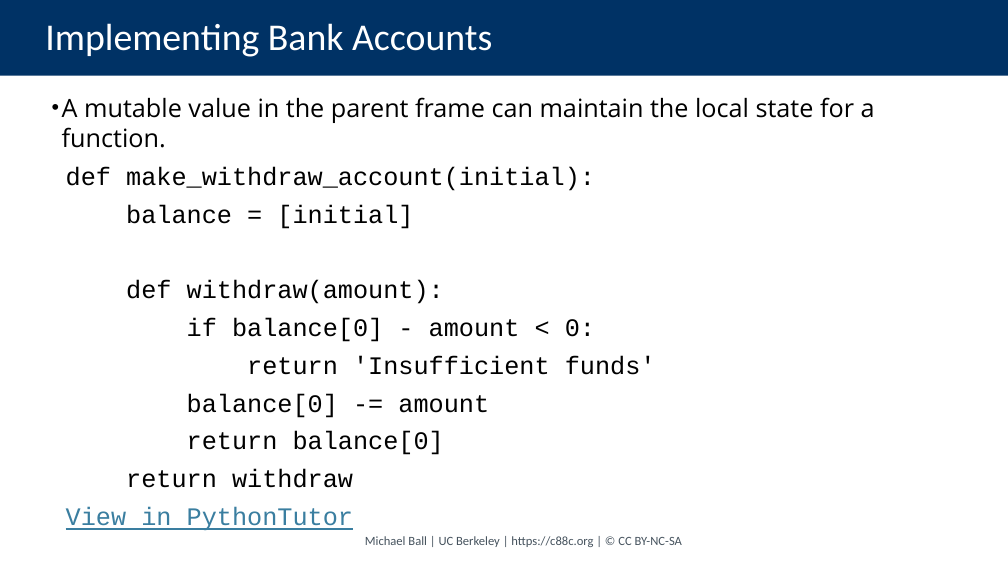
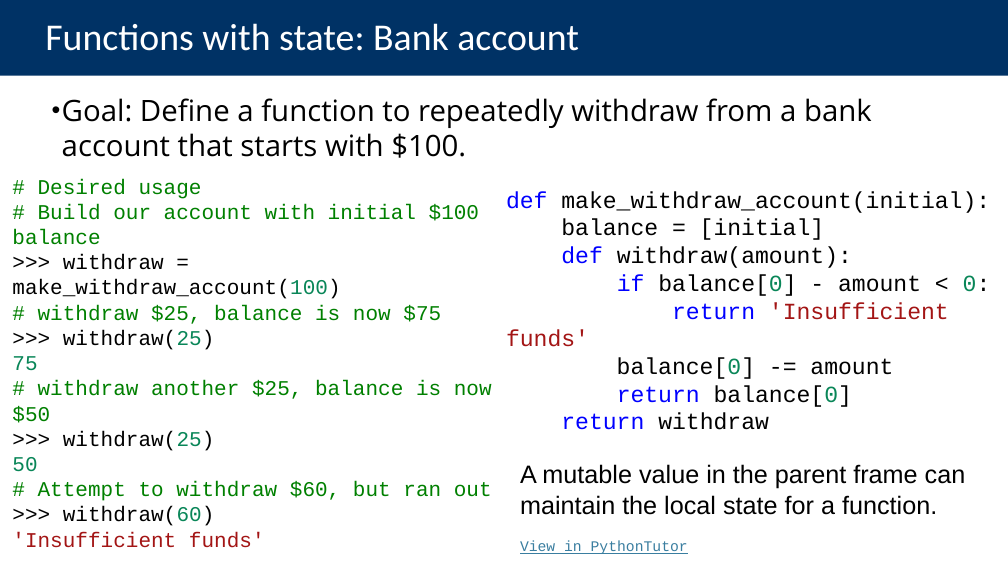
Before and after one commit to cs88-website/su24, a slide deck: slide 7 of assets/slides/su24/10-ADTs.pptx (slide 8 before the commit). Drawn at 1008x567 pixels with LibreOffice and Linux fonts; fonts in the diff are those of the drawing. Boxes give left, top, right and bottom in pixels: in the first picture for what was removed or moved away, otherwise in the second. Text is boxed around its words. In the diff, an @@ line names an element or a change of style, - is before the commit and + after.

```diff
--- a/assets/slides/su24/10-ADTs.pptx
+++ b/assets/slides/su24/10-ADTs.pptx
@@ title at (45, 23, 579, 51): text changed @@
-Implementing Bank Accounts
+Functions with state: Bank account
@@ text at (62, 97, 875, 148): paragraph removed @@
-• A mutable value in the parent frame can maintain the local state for a function.
@@ text added at (62, 98, 872, 158), 28 pt, text #000000 @@
+• Goal: Define a function to repeatedly withdraw from a bank account that starts with $100.
@@ text added at (12, 179, 492, 501), 20 pt, text #008000 @@
+# Desired usage
+# Build our account with initial $100 balance
+>>> withdraw = make_withdraw_account(100)
+# withdraw $25, balance is now $75
+>>> withdraw(25)
+75
+# withdraw another $25, balance is now $50
+>>> withdraw(25)
+50
+# Attempt to withdraw $60, but ran out
+>>> withdraw(60)
+'Insufficient funds'
@@ text "def make_withdraw_account(initial):": place and size @@
-text "def make_withdraw_account(initial):" at (62, 97, 875, 531)
+text "def make_withdraw_account(initial):" at (506, 191, 991, 407)
@@ text "def make_withdraw_account(initial):" at (506, 191, 991, 407): size 24 to 22 pt, highlight none to #FFFFFF; text colour #000000 to #0000FF in "def", "def", "if", "return" and 2 more places; text colour #000000 to #098658 in "balance[0] 0:", "balance[0]", "balance[0]"; text colour #000000 to #A31515 in "'Insufficient funds'"; list level 2 to 1 in "def make_withdraw_account(initial):"; list level 2 to 1 in "balance = [initial]"; list level 2 to 1 in "def withdraw(amount):"; list level 2 to 1 in "if balance[0] - amount < ..."; list level 2 to 1 in "return 'Insufficient funds'"; list level 2 to 1 in "balance[0] -= amount"; list level 2 to 1 in "return balance[0]"; list level 2 to 1 in "return withdraw" @@
@@ text added at (520, 464, 966, 554), 24 pt, text #000000 @@
+A mutable value in the parent frame can maintain the local state for a function.
+View in PythonTutor
@@ text at (66, 506, 353, 531): paragraph removed @@
-  View in PythonTutor
@@ text removed at (365, 536, 682, 547) @@
-Michael Ball | UC Berkeley | https://c88c.org | © CC BY-NC-SA
```
Also in this commit, not shown: 14 other slides changed, 24 slides added, 6 slides removed, 2 other files.
